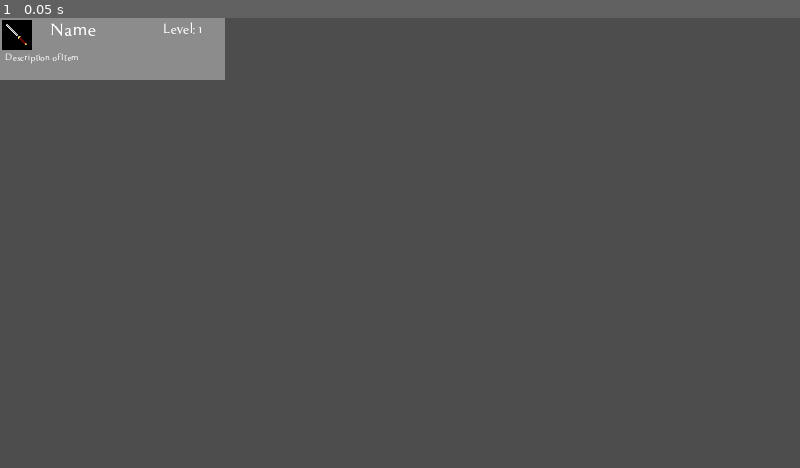
Above: before the commit, frame 1.
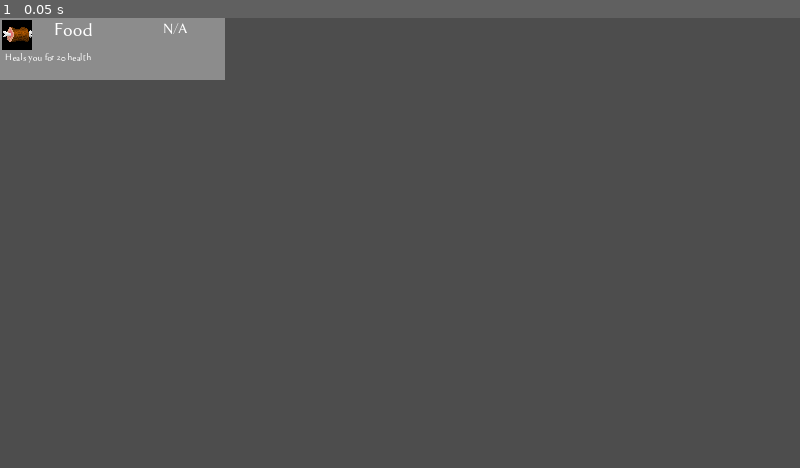
Above: after the commit, the same moment.

Repository: maybiiLen/ShadowMage-Survivor
Game: Godot game, scene res://Utility/item_option.tscn
Two runs of this game, one before a commit and one after it. Both use one fixed random seed, a clock stepped at 60 frames per second and the inputs below. This scene is started directly instead of the project's main scene.
Inputs:
- Up to frame 1 (0.05 s): no input

The runs differ from the first frame. In frame 1, 0.3% of the frame differs, in the area x 0-26%, y 0-11%.

Commit message:
Creating Variable for upgrades
when collect enough exp, it will now give option to show food as an upgrade

Diff:
--- a/Object/experience_gem.tscn
+++ b/Object/experience_gem.tscn
@@ -11,6 +11,7 @@
 collision_layer = 8
 collision_mask = 0
 script = ExtResource("1_rq4mu")
+experience = 300
 
 [node name="Sprite2D" type="Sprite2D" parent="."]
 scale = Vector2(0.5, 0.5)
--- a/Utility/item_option.gd
+++ b/Utility/item_option.gd
@@ -1,4 +1,9 @@
 extends ColorRect
+
+@onready var lblName = $lbl_name
+@onready var lblDescription = $lbl_description
+@onready var lblLevel = $lbl_level
+@onready var itemIcon = $ColorRect/ItemIcon
 
 var mouse_over = false
 var item = null
@@ -8,6 +13,12 @@
 
 func _ready():
 	connect("selected_upgrade",Callable(player,"upgrade_character"))
+	if item == null:
+		item = "food"
+	lblName.text = UpgradeDb.UPGRADES[item]["displayname"]
+	lblDescription.text = UpgradeDb.UPGRADES[item]["details"]
+	lblLevel.text = UpgradeDb.UPGRADES[item]["Level"]
+	itemIcon.texture = load(UpgradeDb.UPGRADES[item]["icon"])
 
 func _input(event):
 	if event.is_action("click"):
--- a/project.godot
+++ b/project.godot
@@ -14,6 +14,10 @@
 run/main_scene="res://World/world.tscn"
 config/features=PackedStringArray("4.3", "Mobile")
 config/icon="res://icon.svg"
+
+[autoload]
+
+UpgradeDb="*res://Utility/upgrade_db.tscn"
 
 [display]
 
